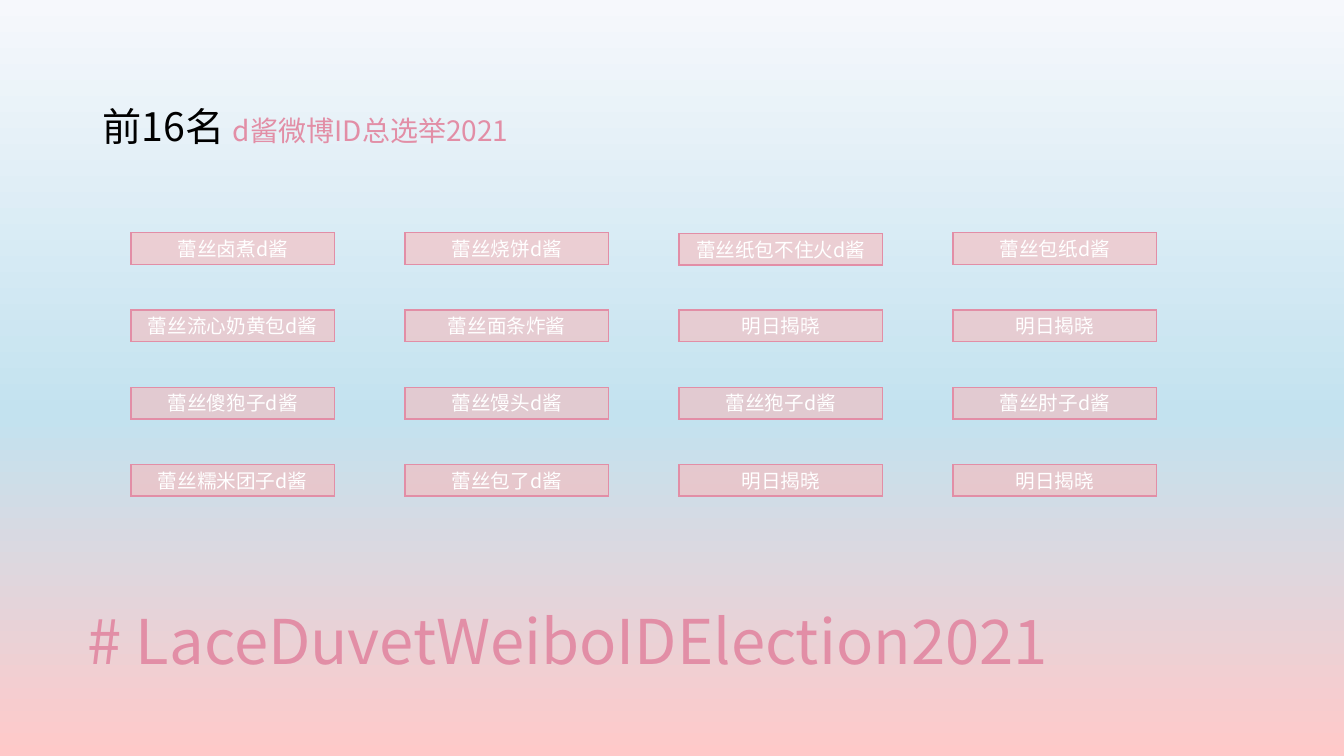
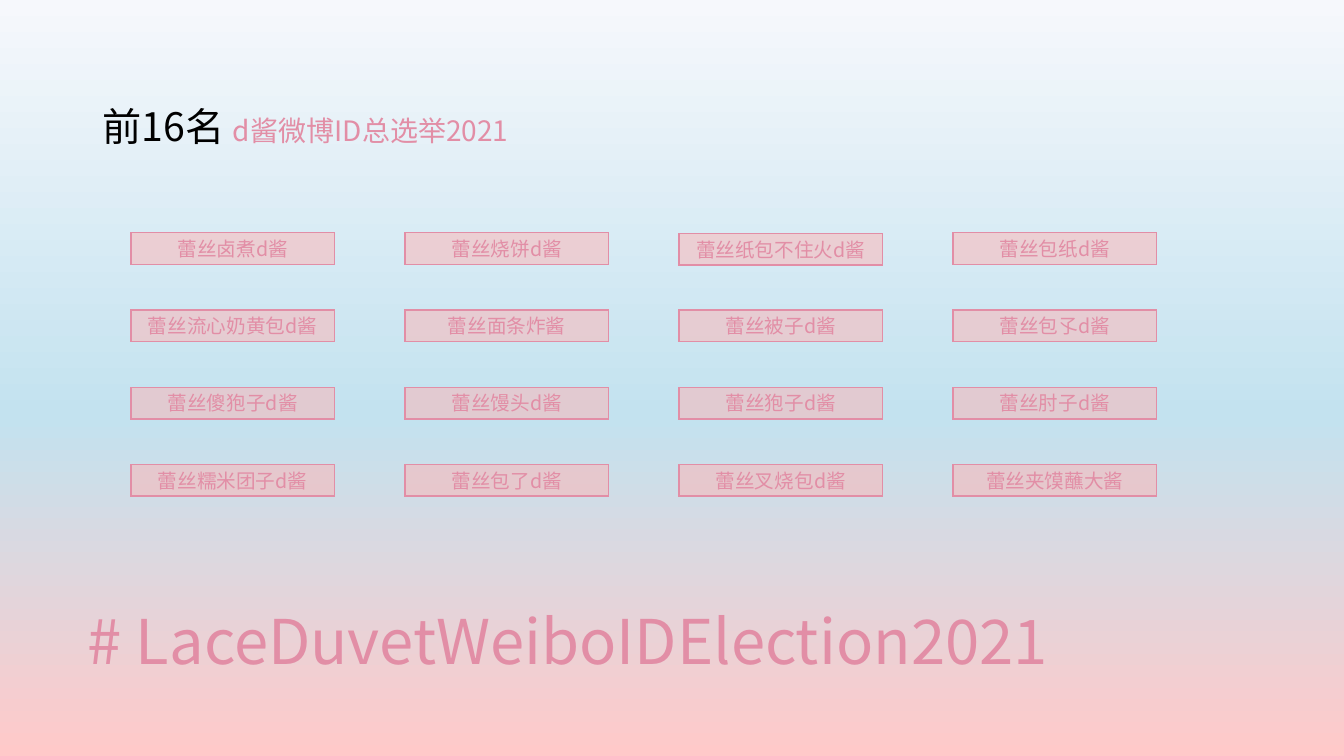
Before and after one commit to yyyeying/LaceDuvetWeiboIDElection2021, a slide deck: slide 11 of documents/race_profile/result_board.pptx (slide 9 before the commit). Drawn at 1344x756 pixels with LibreOffice and Linux fonts; fonts in the diff are those of the drawing. Boxes give left, top, right and bottom in pixels: in the first picture for what was removed or moved away, otherwise in the second. Text is boxed around its words. In the diff, an @@ line names an element or a change of style, - is before the commit and + after.

```diff
--- a/documents/race_profile/result_board.pptx
+++ b/documents/race_profile/result_board.pptx
@@ text in rectangle at bbox=[726, 317, 836, 334]: text changed; text colour #FFFFFF to #E28EA6 @@
-明日揭晓
+蕾丝被子d酱
@@ text in rectangle at bbox=[1000, 317, 1110, 334]: text changed; text colour #FFFFFF to #E28EA6 @@
-明日揭晓
+蕾丝包孓d酱
@@ text colour #FFFFFF to #E28EA6 in 12 elements at bbox=[131, 233, 335, 264], bbox=[131, 311, 335, 342], bbox=[131, 387, 335, 418], bbox=[131, 465, 335, 496], bbox=[405, 233, 609, 264], bbox=[680, 234, 883, 265], bbox=[953, 233, 1156, 264], bbox=[405, 311, 609, 342], bbox=[405, 387, 609, 418], bbox=[405, 465, 609, 496], bbox=[680, 387, 883, 418], bbox=[953, 387, 1156, 418] @@
@@ text in rectangle at bbox=[716, 472, 846, 489]: text changed; text colour #FFFFFF to #E28EA6 @@
-明日揭晓
+蕾丝叉烧包d酱
@@ text in rectangle at bbox=[986, 472, 1123, 489]: text changed; text colour #FFFFFF to #E28EA6 @@
-明日揭晓
+蕾丝夹馍蘸大酱
```
Also in this commit, not shown: 1 other slide changed, 2 slides added, 17 other files.
